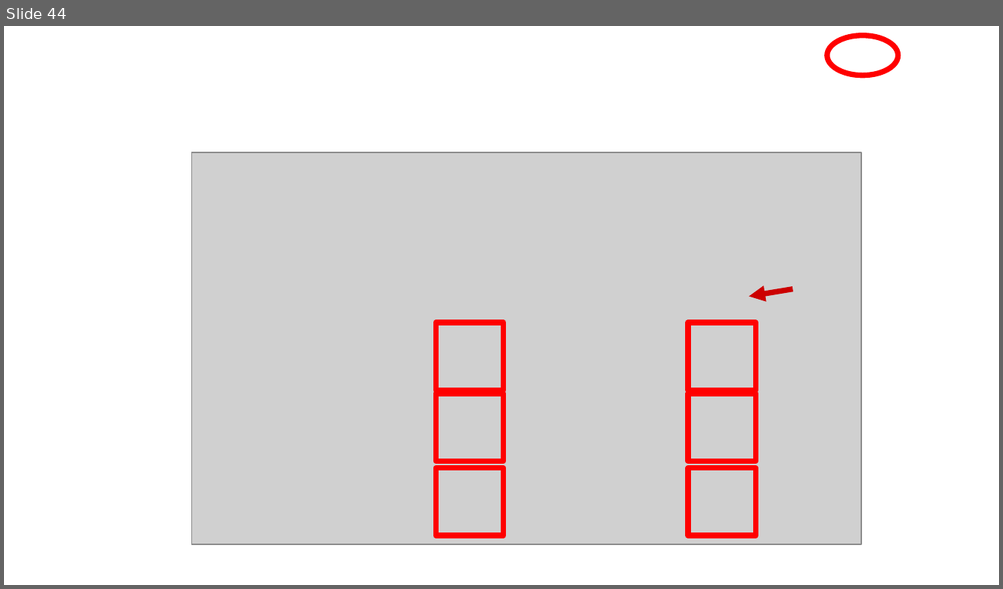
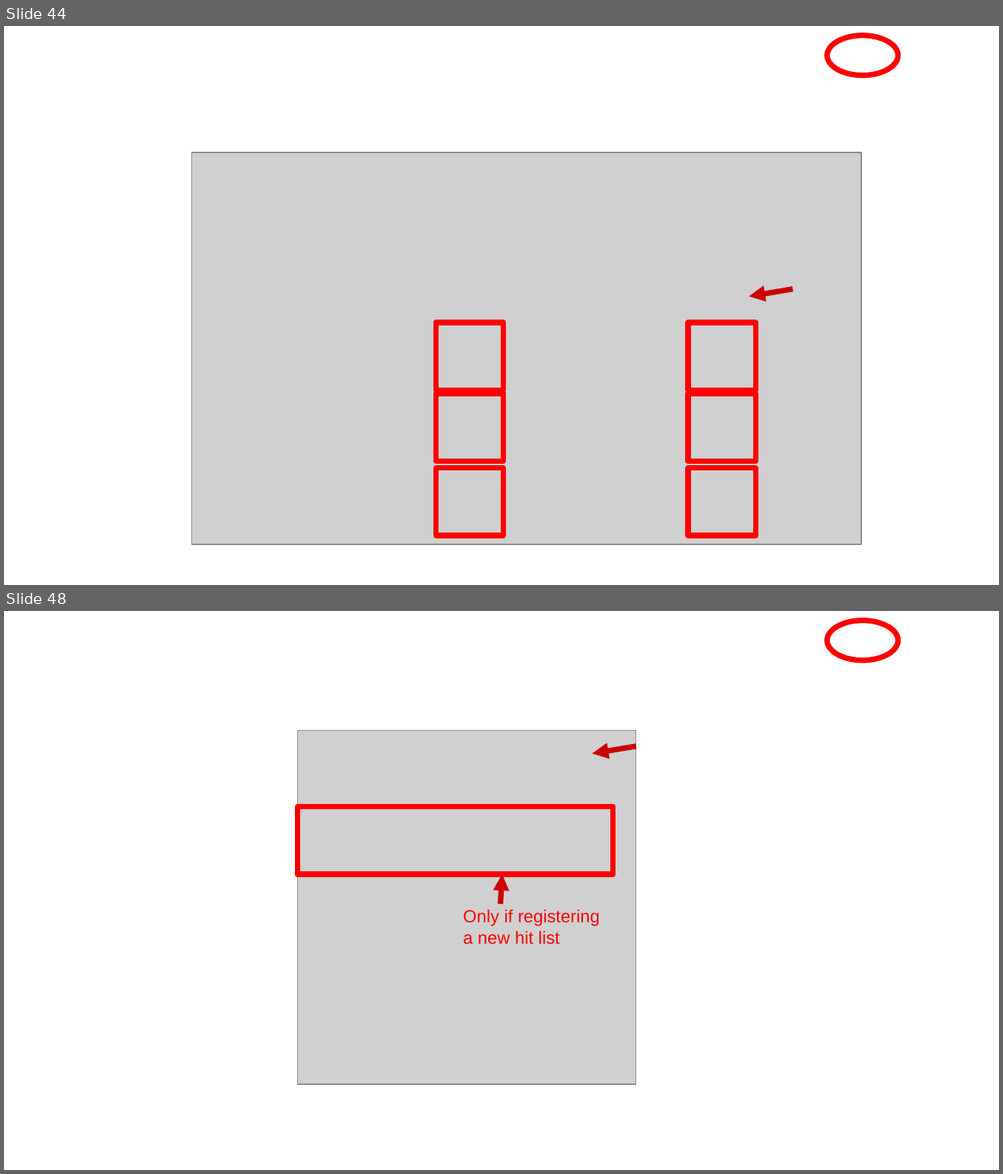
Before and after one commit to mbcladwell/ln7, a slide deck: ppt/lnwbootstrap.odp. Shown one above the other, each under a label of ours: slide 44 before the commit, slides 44 and 48 after it; the slides between them are not shown. The pictures are 1003x589 and 1003x1174 pixels, drawn with LibreOffice and Linux fonts; fonts in the diff are those of the drawing; grey boxes stand for pictures. Boxes give left, top, right and bottom in pixels: in the first picture for what was removed or moved away, otherwise in the second. Text is boxed around its words. In the diff, an @@ line names an element or a change of style, - is before the commit and + after.

```diff
--- a/ppt/lnwbootstrap.odp
+++ b/ppt/lnwbootstrap.odp
@@ slide 48 added at (4,611,999,1170), background #FFFFFF @@
@@ ellipse added at (827,620,899,660), outline #FF0000 4.31 pt @@
@@ picture added at (297,730,636,1085) @@
@@ arrow added from (636, 746) to (592, 754), #CC0000 4.31 pt @@
@@ rectangle added at (297,807,613,874), outline #FF0000 4.31 pt @@
@@ arrow added from (501, 904) to (502, 874), #CC0000 4.31 pt @@
@@ text added at (463,910,600,945), 14 pt, text #FF0000 @@
+Only if registering
+a new hit list
```
Also in this commit, not shown: 4 slides changed, 8 other slides added, 1 slide removed, 8 other files.
